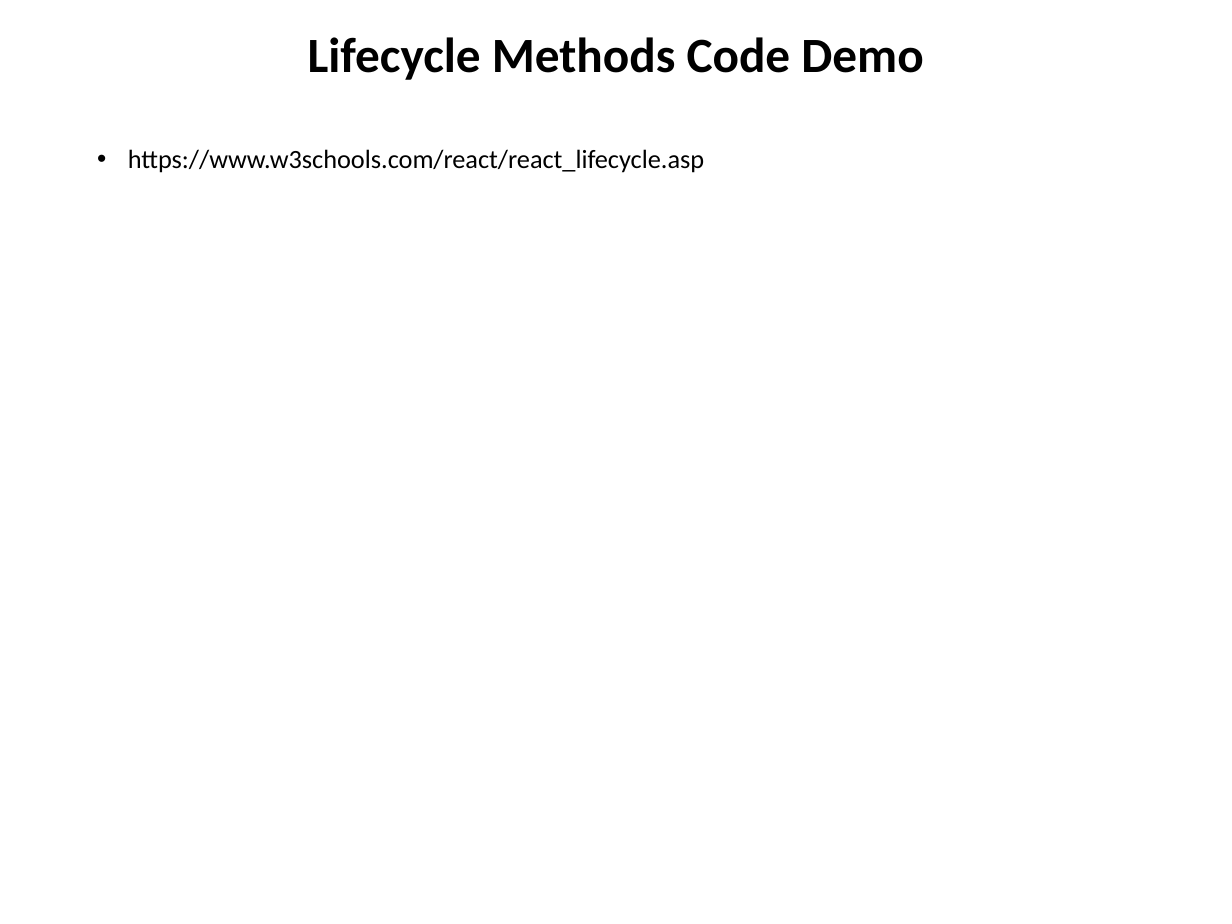
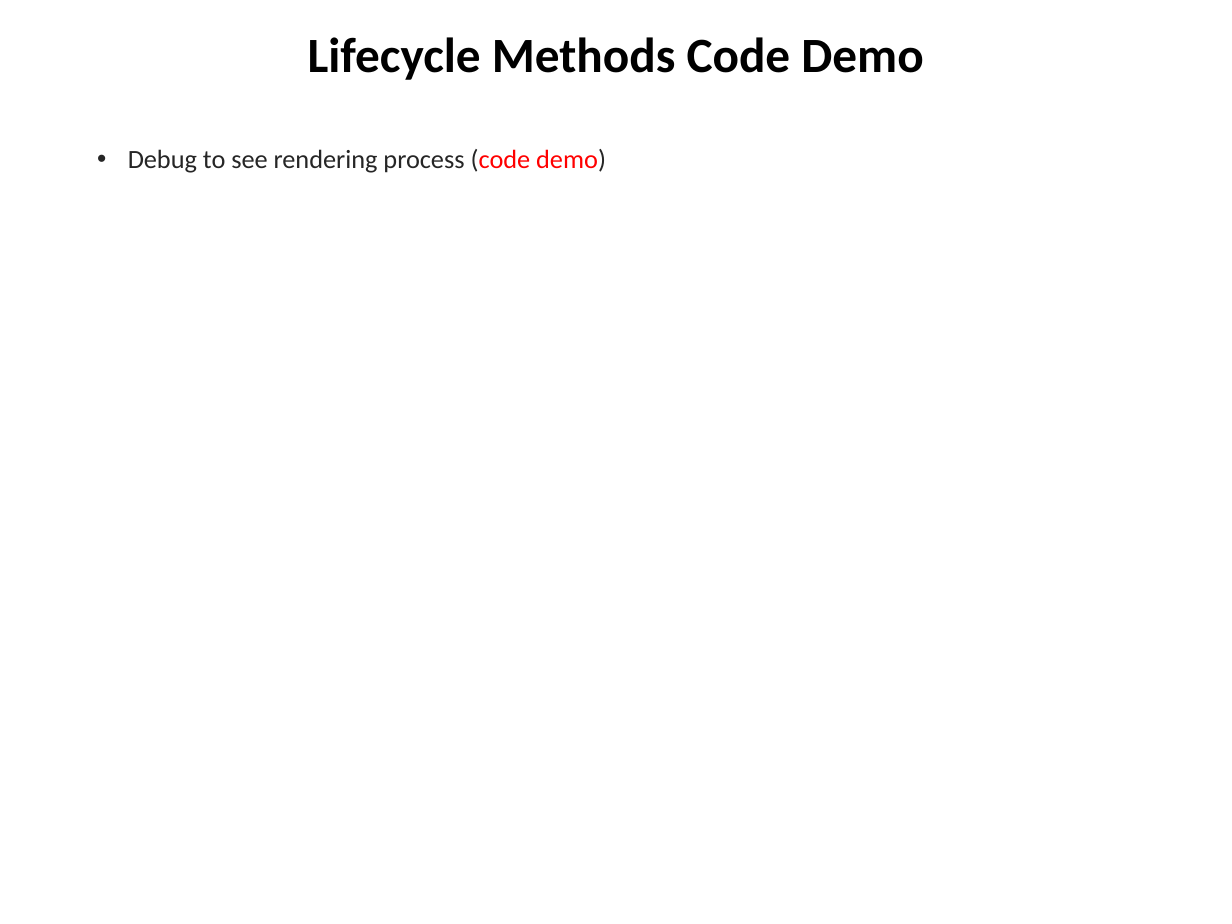
Before and after one commit to chuacw/SGUS-Slides, a slide deck: slide 8 of BCI - Day12 - Reactjs 1 Intro.pptx. Drawn at 1232x924 pixels with LibreOffice and Linux fonts; fonts in the diff are those of the drawing. Boxes give left, top, right and bottom in pixels: in the first picture for what was removed or moved away, otherwise in the second. Text is boxed around its words. In the diff, an @@ line names an element or a change of style, - is before the commit and + after.

```diff
--- a/BCI - Day12 - Reactjs 1 Intro.pptx
+++ b/BCI - Day12 - Reactjs 1 Intro.pptx
@@ text at box(128, 149, 606, 173): text changed; size 15.3 to 15.4 pt; text colour #000000 to #262626 @@
-• https://www.w3schools.com/react/react_lifecycle.asp
+• Debug to see rendering process (code demo)
```
Also in this commit, not shown: 1 other slide changed, 9 slides added, 1 slide removed, 6 other files.
